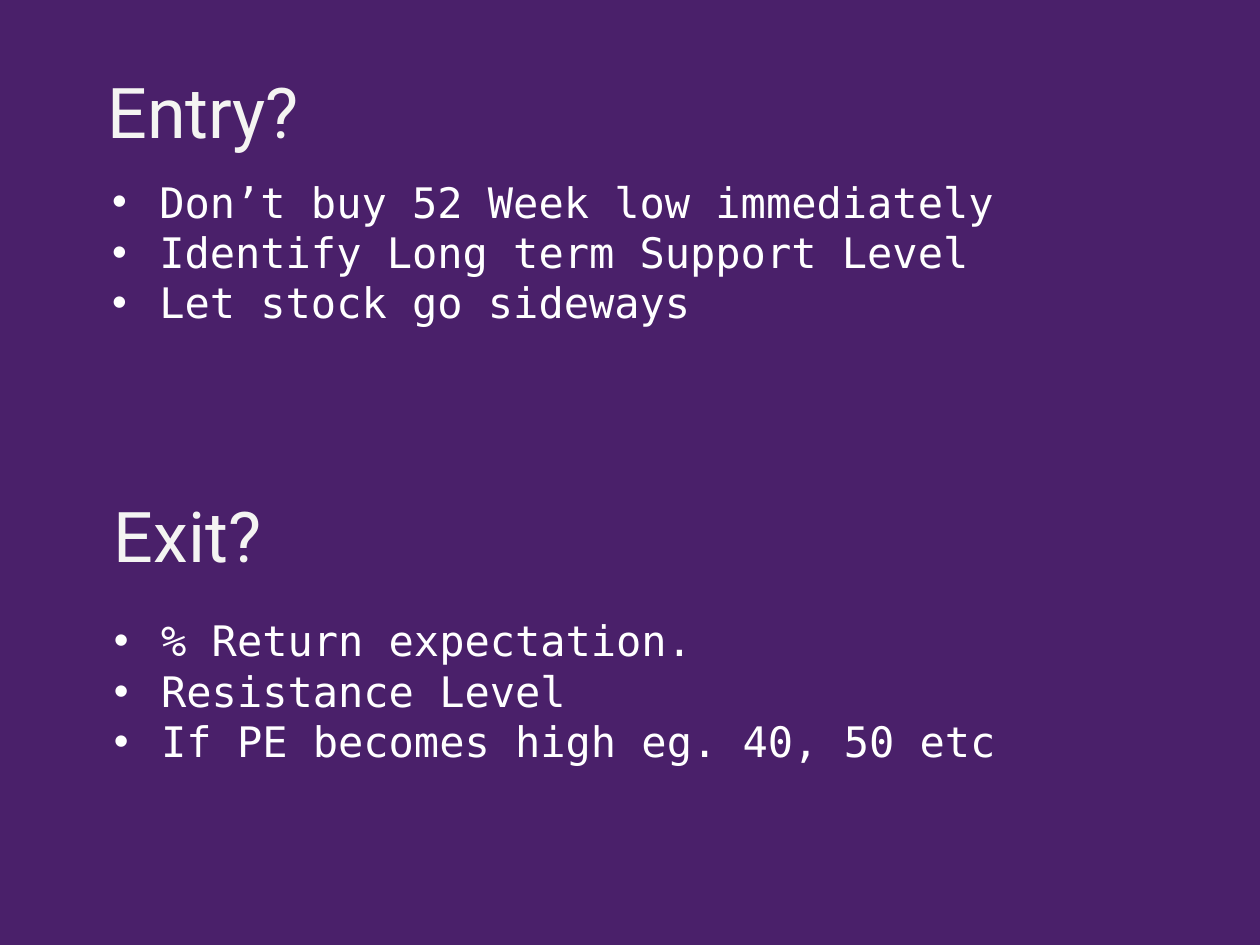
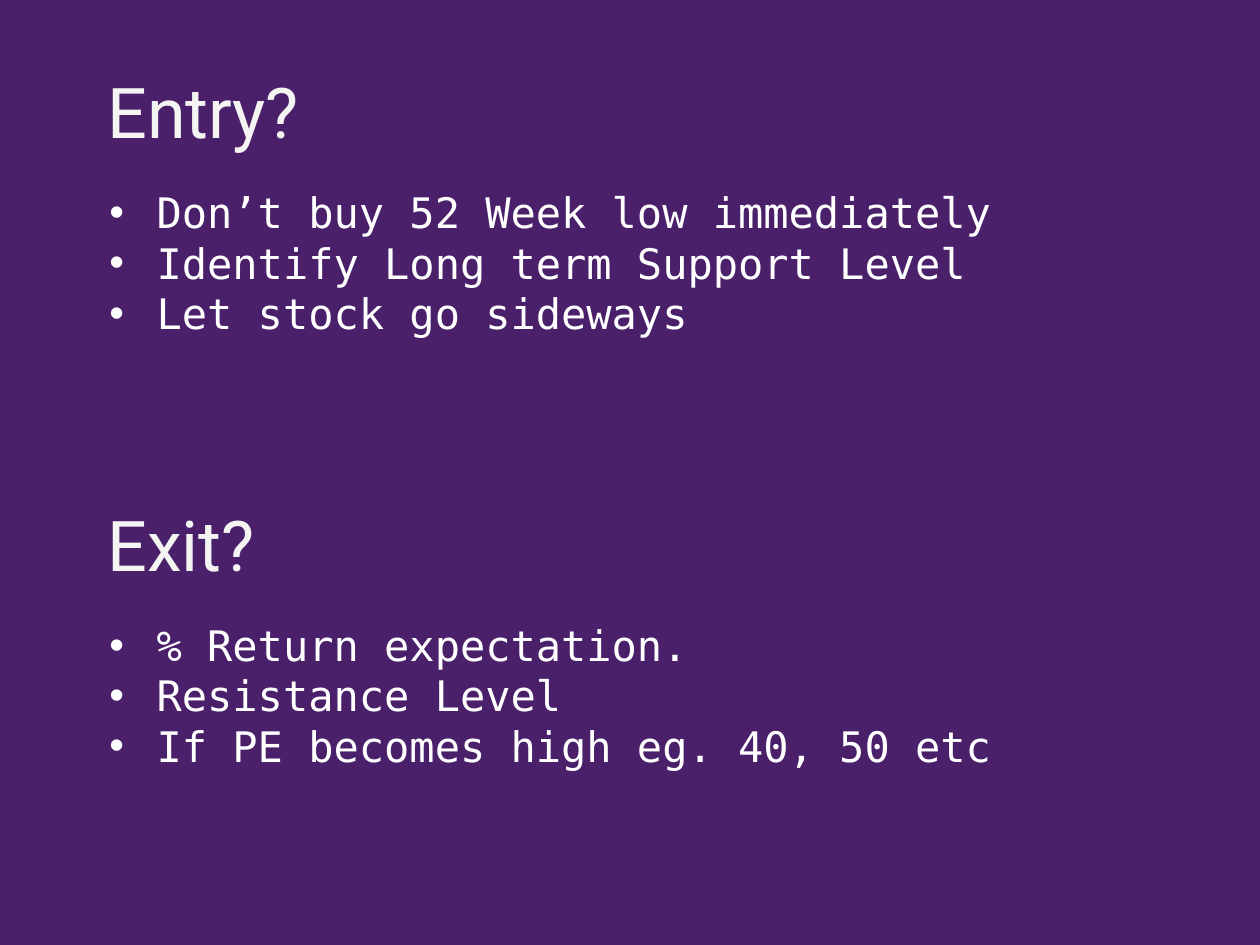
Before and after one commit to shoeb072022/SkeptiBullData, a slide deck: slide 4 of Introductory lecture/Investment Strategies.pptx. Drawn at 1260x945 pixels with LibreOffice and Linux fonts; fonts in the diff are those of the drawing. Boxes give left, top, right and bottom in pixels: in the first picture for what was removed or moved away, otherwise in the second. Text is boxed around its words. In the diff, an @@ line names an element or a change of style, - is before the commit and + after.

```diff
--- a/Introductory lecture/Investment Strategies.pptx
+++ b/Introductory lecture/Investment Strategies.pptx
@@ text "Don’t buy 52 Week low ...": place and size @@
-text "Don’t buy 52 Week low ..." at bbox=[159, 186, 993, 327]
+text "Don’t buy 52 Week low ..." at bbox=[157, 196, 991, 338]
@@ text "Exit?": place and size @@
-text "Exit?" at bbox=[114, 511, 261, 563]
+text "Exit?" at bbox=[107, 520, 254, 572]
@@ text "% Return expectation.": place and size @@
-text "% Return expectation." at bbox=[161, 624, 996, 766]
+text "% Return expectation." at bbox=[157, 629, 991, 771]
```
Also in this commit, not shown: 5 other slides changed, 1 other file.
